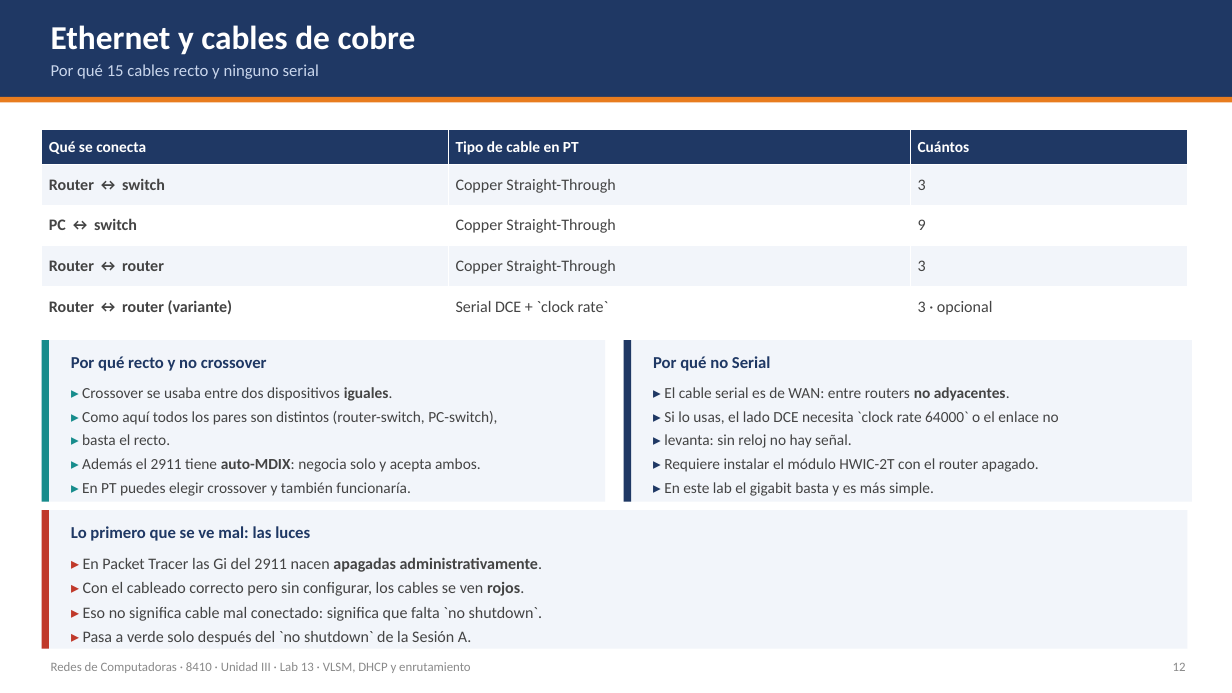
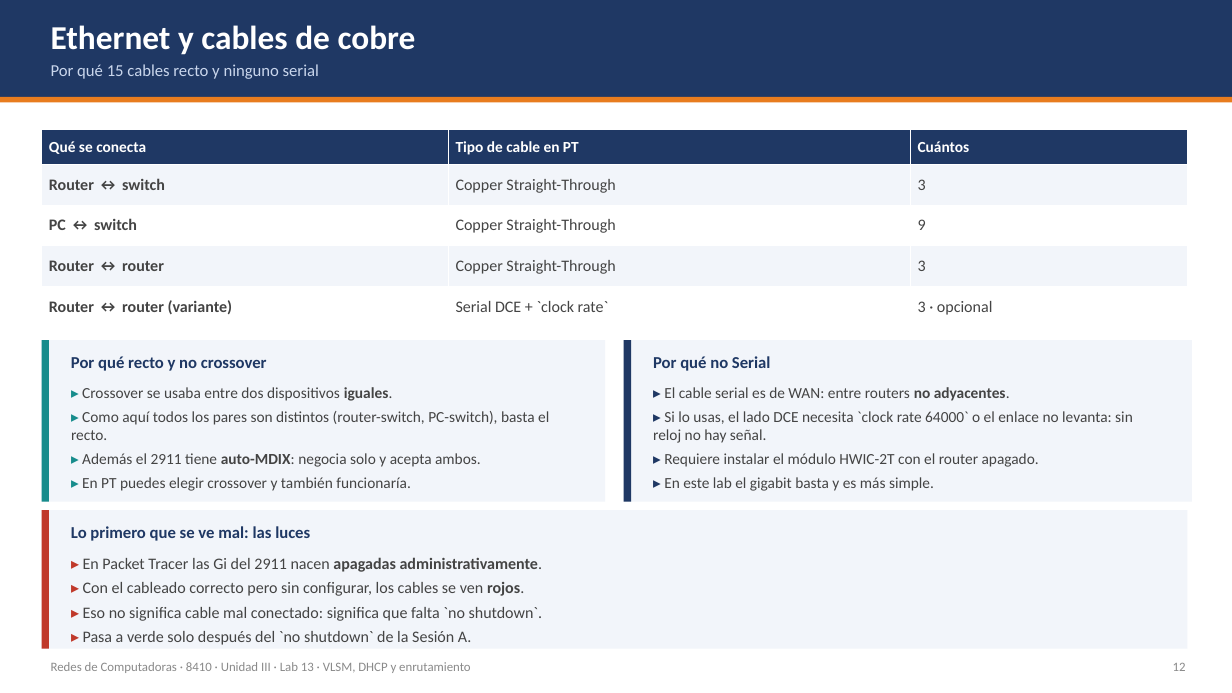
Before and after one commit to isaca0315/laboratorio-vlan-dhcp, a slide deck: slide 15 of Teoria-Lab-VLSM-DHCP.pptx. Drawn at 1232x693 pixels with LibreOffice and Linux fonts; fonts in the diff are those of the drawing. Boxes give left, top, right and bottom in pixels: in the first picture for what was removed or moved away, otherwise in the second. Text is boxed around its words. In the diff, an @@ line names an element or a change of style, - is before the commit and + after.

```diff
--- a/Teoria-Lab-VLSM-DHCP.pptx
+++ b/Teoria-Lab-VLSM-DHCP.pptx
@@ text at [71, 411, 549, 440]: text changed @@
-▸ Como aquí todos los pares son distintos (router-switch, PC-switch),
-▸ basta el recto.
+▸ Como aquí todos los pares son distintos (router-switch, PC-switch), basta el recto.
@@ text at [653, 411, 1133, 443]: text changed @@
-▸ Si lo usas, el lado DCE necesita `clock rate 64000` o el enlace no
-▸ levanta: sin reloj no hay señal.
+▸ Si lo usas, el lado DCE necesita `clock rate 64000` o el enlace no levanta: sin reloj no hay señal.
```
Also in this commit, not shown: 11 other slides changed, 7 other files.
